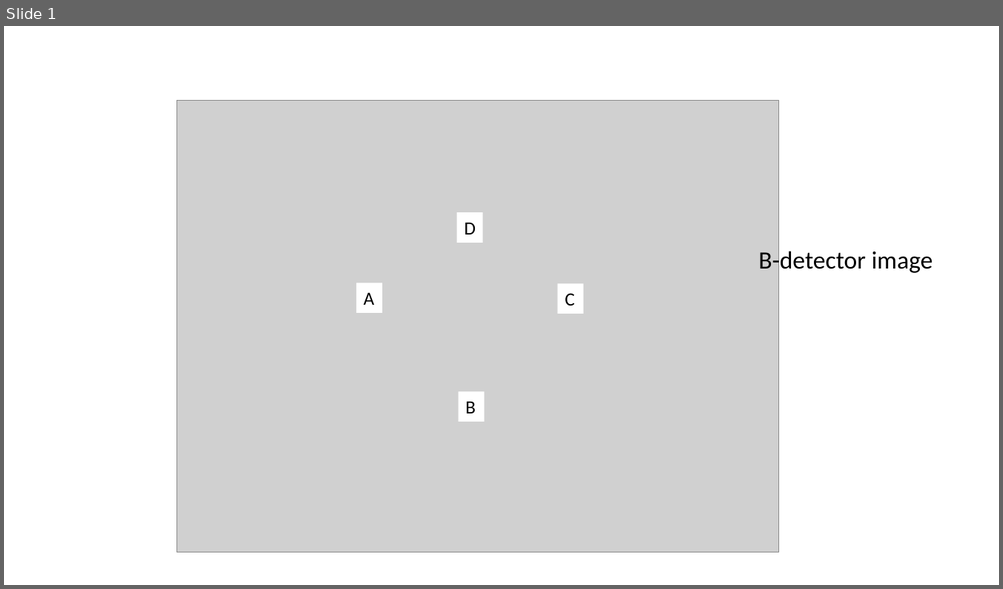
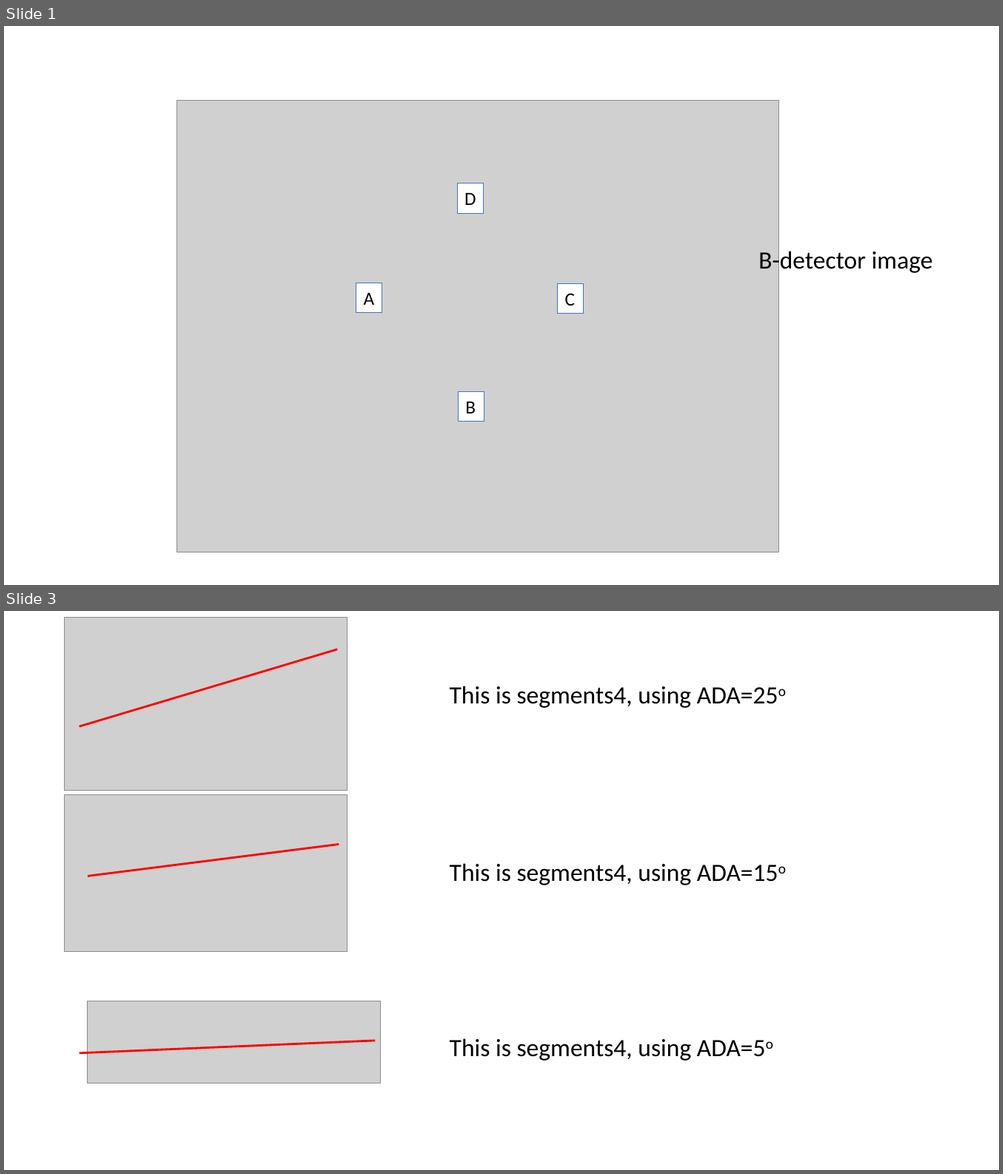
Before and after one commit to sneshyba/ice2021, a slide deck: crystals/2023-07-03/case4.0 (calibration, nesh's version)/Segments4_retrieved analysis.pptx. Shown one above the other, each under a label of ours: slide 1 before the commit, slides 1 and 3 after it; the slides between them are not shown. The pictures are 1003x589 and 1003x1174 pixels, drawn with LibreOffice and Linux fonts; fonts in the diff are those of the drawing; grey boxes stand for pictures. Boxes give left, top, right and bottom in pixels: in the first picture for what was removed or moved away, otherwise in the second. Text is boxed around its words. In the diff, an @@ line names an element or a change of style, - is before the commit and + after.

```diff
--- a/crystals/2023-07-03/case4.0 (calibration, nesh's version)/Segments4_retrieved analysis.pptx
+++ b/crystals/2023-07-03/case4.0 (calibration, nesh's version)/Segments4_retrieved analysis.pptx
@@ slide 3 added at box(4, 611, 999, 1170), background #FFFFFF @@
@@ picture added at box(65, 617, 347, 791) @@
@@ line added from (79, 726) to (338, 649), #FF0000 2 pt @@
@@ text added at box(449, 686, 778, 708), 24 pt, text #000000 @@
+This is segments4, using ADA=25o
@@ picture added at box(65, 795, 347, 951) @@
@@ line added from (88, 877) to (339, 845), #FF0000 2 pt @@
@@ text added at box(449, 863, 778, 886), 24 pt, text #000000 @@
+This is segments4, using ADA=15o
@@ picture added at box(87, 1001, 380, 1084) @@
@@ line added from (79, 1054) to (375, 1041), #FF0000 2 pt @@
@@ text added at box(449, 1039, 765, 1061), 24 pt, text #000000 @@
+This is segments4, using ADA=5o
@@ slide 1 changed as well @@
@@ outline none to #4472C4 0.75 pt in 4 elements at box(356, 284, 382, 313), box(458, 392, 484, 421), box(558, 284, 583, 314), box(457, 184, 483, 213) @@
@@ rectangle "D": place and size @@
-rectangle "D" at box(457, 212, 483, 242)
+rectangle "D" at box(457, 184, 483, 213)
```
Also in this commit, not shown: 1 other slide added, 54 other files.
